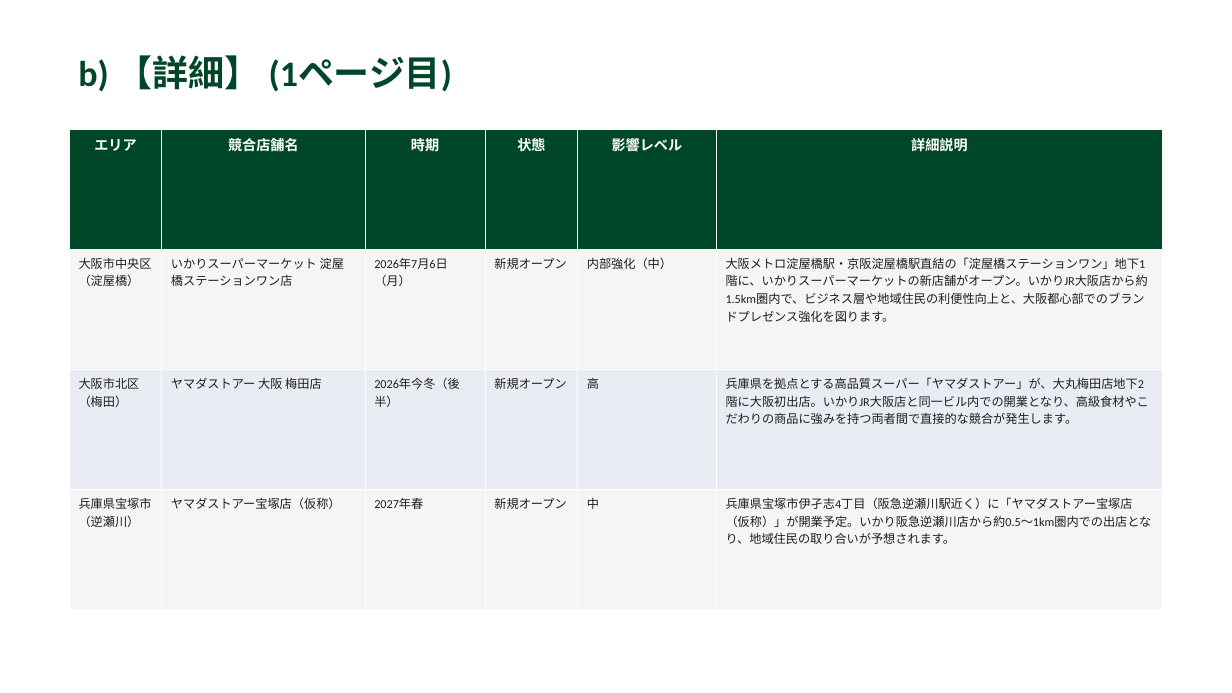
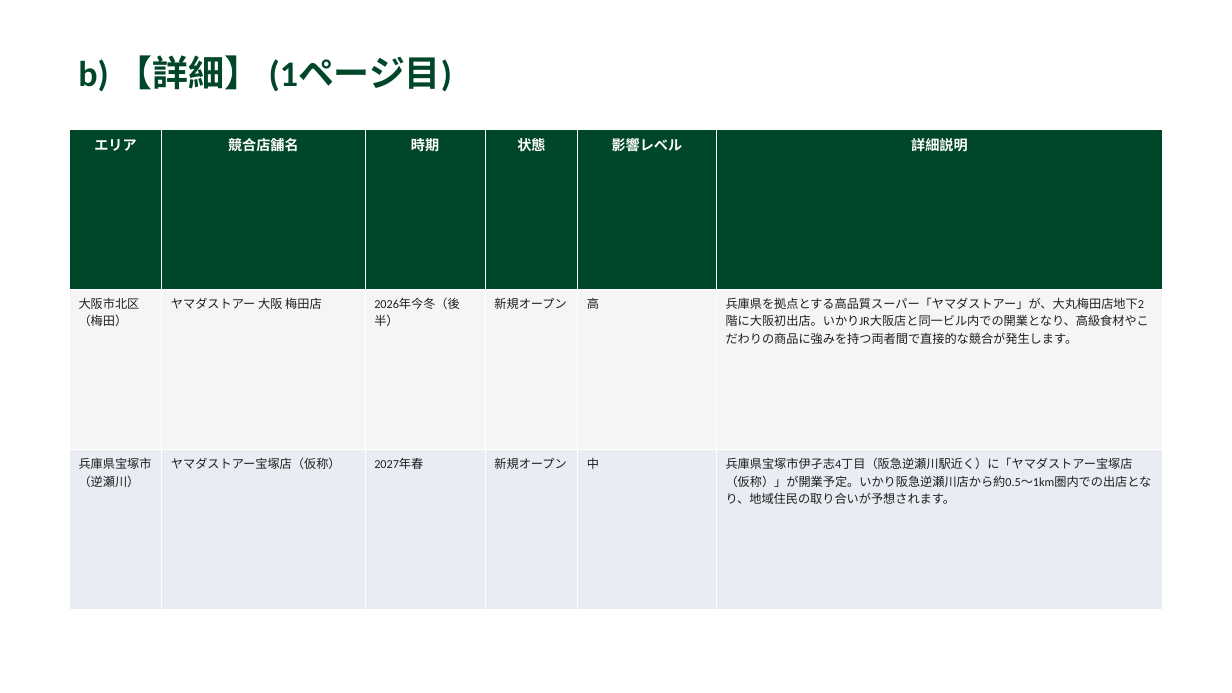
Before and after one commit to yutatbgt-bit/Competitive-research, a slide deck: slide 3 of report/2026_06_18_competitive_report.pptx. Drawn at 1232x693 pixels with LibreOffice and Linux fonts; fonts in the diff are those of the drawing. Boxes give left, top, right and bottom in pixels: in the first picture for what was removed or moved away, otherwise in the second. Text is boxed around its words. In the diff, an @@ line names an element or a change of style, - is before the commit and + after.

```diff
--- a/report/2026_06_18_competitive_report.pptx
+++ b/report/2026_06_18_competitive_report.pptx
@@ table at (69,129,1163,610) @@
-row 2: 大阪市中央区（淀屋橋） | いかりスーパーマーケット 淀屋橋ステーションワン店 | 2026年7月6日（月） | 新規オープン | 内部強化（中） | 大阪メトロ淀屋橋駅・京阪淀屋橋駅直結の「淀屋橋ステーションワン」地下1階に、いかりスーパーマーケットの新店舗がオープン。いかりJR大阪店から約1.5km圏内で、ビジネス層や地域住民の利便性向上と、大阪都心部でのブランドプレゼンス強化を図ります。
```
Also in this commit, not shown: 4 other slides changed, 2 other files.
